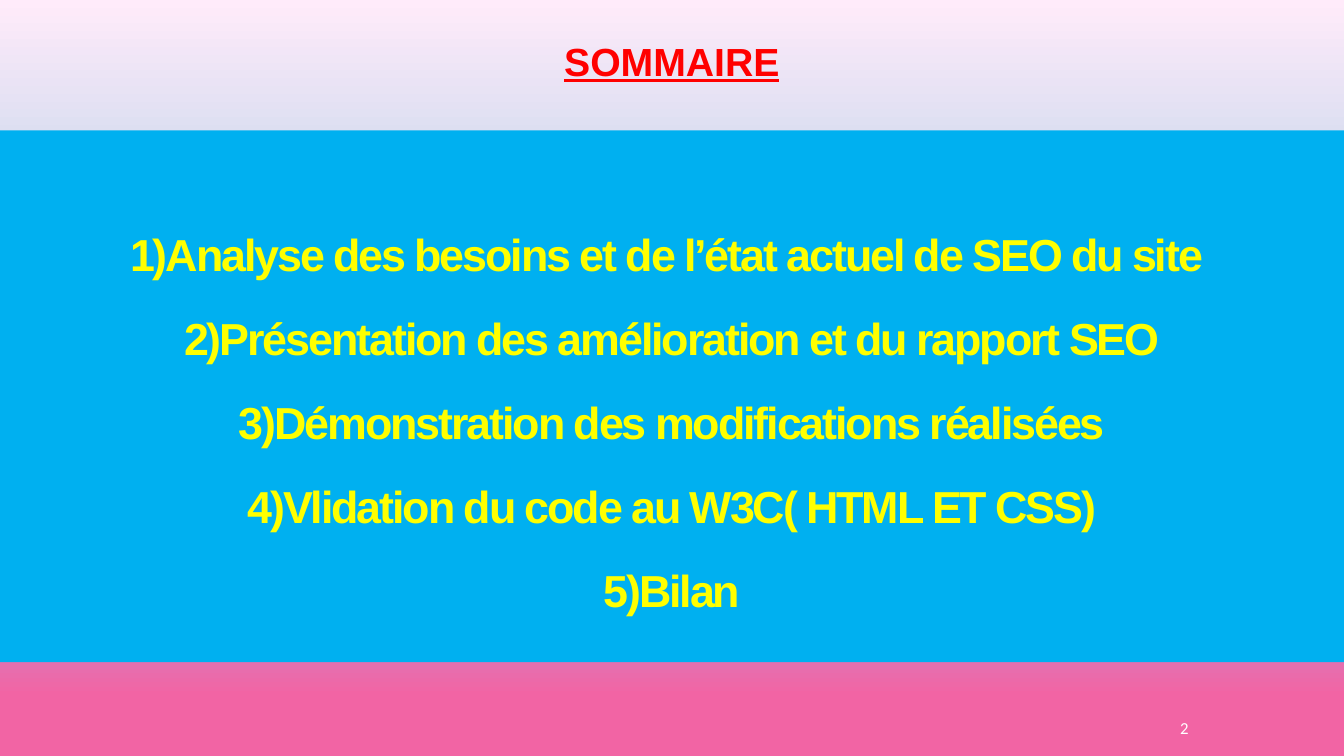
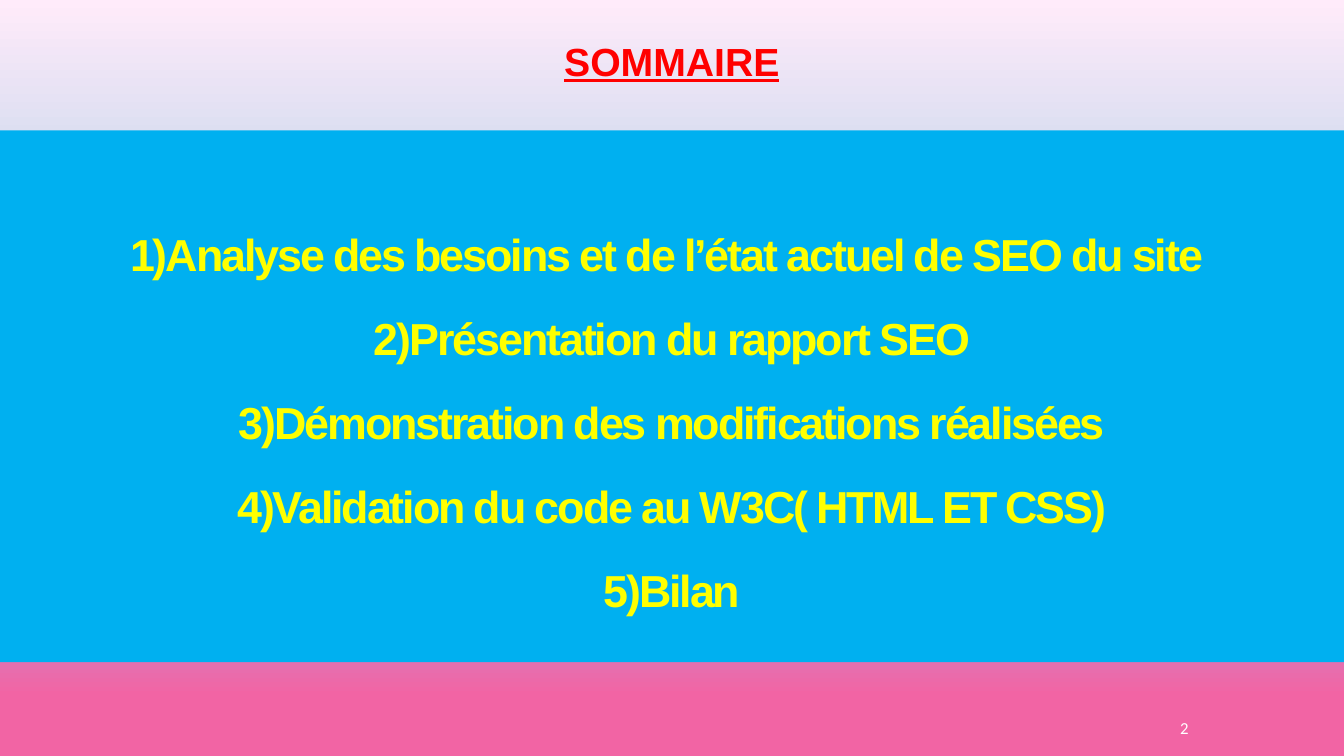
Before and after one commit to teddydagnet/projet-4, a slide deck: slide 2 of documents/audit/Présentation P4.pptx. Drawn at 1344x756 pixels with LibreOffice and Linux fonts; fonts in the diff are those of the drawing. Boxes give left, top, right and bottom in pixels: in the first picture for what was removed or moved away, otherwise in the second. Text is boxed around its words. In the diff, an @@ line names an element or a change of style, - is before the commit and + after.

```diff
--- a/documents/audit/Présentation P4.pptx
+++ b/documents/audit/Présentation P4.pptx
@@ text at (374,322,970,364): text changed @@
-2)Présentation des amélioration et du rapport SEO
+2)Présentation du rapport SEO
@@ text at (237,490,1107,532): text changed @@
-4)Vlidation du code au W3C( HTML ET CSS)
+4)Validation du code au W3C( HTML ET CSS)
```
Also in this commit, not shown: 5 other slides changed, 7 slides added, 10 slides removed, 10 other files.
